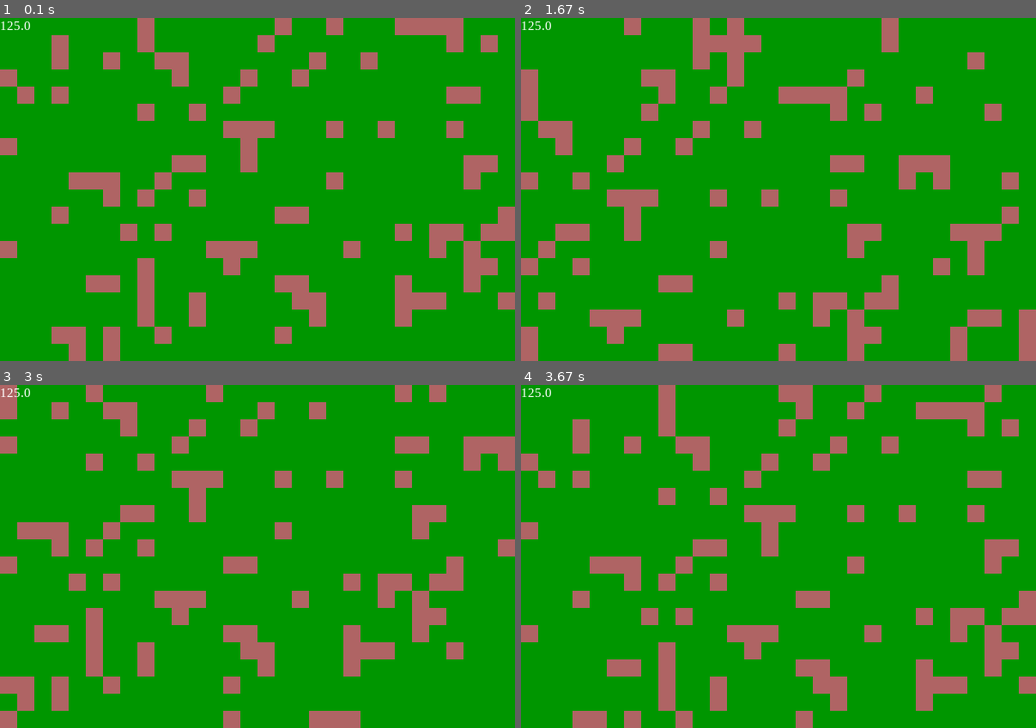
Above: before the commit, frames 1-4 (two rows, left to right).
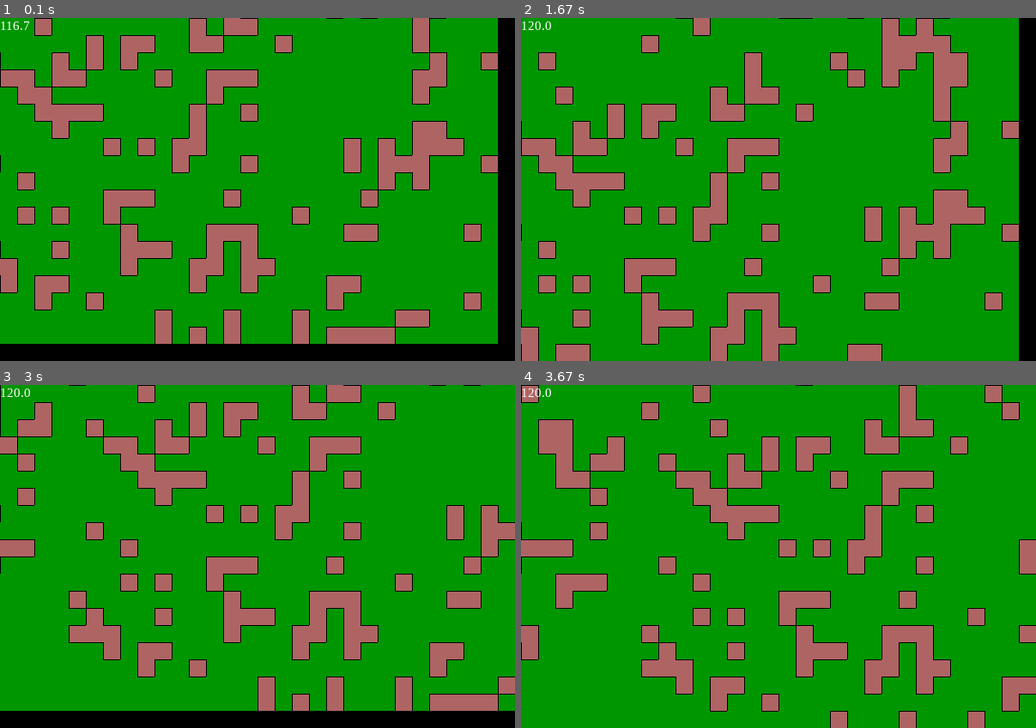
Above: after the commit, the same moments.

Repository: Name6672/python-testing
Game: pygame game, started from block colour grid.py
Two runs of this game, one before a commit and one after it. Both use one fixed random seed, a clock stepped at 60 frames per second and the inputs below.
Inputs (mouse positions are in pixels of both pictures, inside the frame that each line leads up to):
- Up to frame 1 (0.1 s): no input
- Up to frame 2 (1.67 s): hold D 0.33-0.8 s; move the mouse to (757, 203) at 0.37 s; hold W 0.83-1.3 s; move the mouse to (830, 264) at 0.87 s; hold D from 1.33 s (still down); move the mouse to (963, 309) at 1.37 s
- Up to frame 3 (3 s): release D at 1.8 s; hold A 1.83-2.37 s; move the mouse to (133, 487) at 1.87 s; hold S 2.4-2.87 s; move the mouse to (242, 498) at 2.43 s; hold A from 2.9 s (still down); move the mouse to (175, 443) at 2.93 s
- Up to frame 4 (3.67 s): release A at 3.37 s; hold W from 3.4 s (still down); move the mouse to (582, 481) at 3.43 s

The runs differ from the first frame. In frame 1, 38% of the frame differs, in the area x 0-100%, y 0-100%; in frame 2, 34%; in frame 3, 34%; in frame 4, 30%.

Commit message:
camera should be fixed now??

Diff:
--- a/block colour grid.py
+++ b/block colour grid.py
@@ -4,6 +4,7 @@
 import math
 from blockGrid import BlockGrid
 from blockGrid import save_grid
+from blockGrid import Neighbour
 import gridFileParser
 
 #globals
@@ -36,21 +37,32 @@
     y = y2 - y1
     return x,y
 
-  def colour_blocks(surf,grid:BlockGrid,blocksize,cam_pos:tuple = (40,40)):
+  def colour_blocks(surf,grid:BlockGrid):
     hori_blocks,vert_blocks = grid.number_of_blocks()
-    cam_x,cam_y = change_pos_to_pix(cam_pos)
     for col in range(vert_blocks):
       for block in range(int(hori_blocks/vert_blocks)):
-        x_dist,y_dist = dist((block - camera_width/2,col - camera_height/2),cam_pos)
-        if abs(x_dist) < (camera_width/2 + 1) and abs(y_dist) < (camera_height/2 + 1):
-          draw_area = pygame.Rect(((blocksize*block) - cam_x,(blocksize*col)- cam_y),(blocksize,blocksize))
-          block_colour = (0,0,0)
-          block_value = grid.get_block(block,col)
-          if type(block_value) == type(True):
-            block_colour = checker_colour_dict[block_value]
-          else:
-            block_colour = block_value
-          pygame.draw.rect(surf,block_colour,draw_area)
+        draw_area = pygame.Rect((block,col),(1,1))
+        block_colour = (0,0,0)
+        block_value = grid.get_block(block,col)
+        if type(block_value) == type(True):
+          block_colour = checker_colour_dict[block_value]
+        else:
+          block_colour = block_value
+        pygame.draw.rect(surf,block_colour,draw_area)
+    # hori_blocks,vert_blocks = grid.number_of_blocks() #OLD VERSION
+    # cam_x,cam_y = change_pos_to_pix(cam_pos)
+    # for col in range(vert_blocks):
+    #   for block in range(int(hori_blocks/vert_blocks)):
+    #     x_dist,y_dist = dist((block - camera_width/2,col - camera_height/2),cam_pos)
+    #     if abs(x_dist) < (camera_width/2 + 1) and abs(y_dist) < (camera_height/2 + 1):
+    #       draw_area = pygame.Rect(((blocksize*block) - cam_x,(blocksize*col)- cam_y),(blocksize,blocksize))
+    #       block_colour = (0,0,0)
+    #       block_value = grid.get_block(block,col)
+    #       if type(block_value) == type(True):
+    #         block_colour = checker_colour_dict[block_value]
+    #       else:
+    #         block_colour = block_value
+    #       pygame.draw.rect(surf,block_colour,draw_area)
 
 
   def make_checker_board(grid:BlockGrid): #deprecated
@@ -95,11 +107,12 @@
 
   block_index = 6
   block_size = factors_common[block_index]
+  print(block_size)
   def update_block_size():
     nonlocal block_size
     block_size = factors_common[block_index]
-  horizontal_blocks = int(120)
-  vertical_blocks = int(80)
+  horizontal_blocks = int(60)
+  vertical_blocks = int(40)
 
   camera_size = camera_width,camera_height = (width/block_size,height/block_size)
 
@@ -133,6 +146,34 @@
   mouse_down = False
   total_blocks,vert_blocks = colour_grid.number_of_blocks()
   hori_blocks = int(total_blocks/vert_blocks)
+
+  # blocks_image = pygame.Surface((600,600))
+  # colour_blocks(blocks_image,colour_grid)
+  def draw_camera(surf,cam_pos,blocksize,grid):
+    cam_x, cam_y = cam_pos
+    for col in range(int(camera_height)):
+      for block in range(int(camera_width)):
+        draw_area = pygame.Rect(((blocksize*block),(blocksize*col)),(blocksize,blocksize))
+        block_colour = (0,0,0)
+        cam_offset = (cam_x, cam_y)
+        block_value = 0x000000
+        block_value = grid.get_block(block + cam_offset[0] ,col+ cam_offset[1])
+        if type(block_value) == type(True):
+          block_colour = checker_colour_dict[block_value]
+        else:
+          block_colour = block_value
+        pygame.draw.rect(surf,block_colour,draw_area)
+        neighbours = grid.get_neighbours(block + cam_offset[0] ,col+ cam_offset[1])
+        for neighbour in neighbours:
+          if neighbour.name == 'north' and not block_value == neighbour.value:
+            pygame.draw.line(surf,0x000000,draw_area.topleft,draw_area.topright)
+          if neighbour.name == 'east' and not block_value == neighbour.value:
+            pygame.draw.line(surf,0x000000,draw_area.topright,draw_area.bottomright)
+          if neighbour.name == 'south' and not block_value == neighbour.value:
+            pygame.draw.line(surf,0x000000,draw_area.bottomleft,draw_area.bottomright)
+          if neighbour.name == 'west' and not block_value == neighbour.value:
+            pygame.draw.line(surf,0x000000,draw_area.topleft,draw_area.bottomleft)
+
 
   camera_pos = (hori_blocks/2,vert_blocks/2)
 
@@ -192,12 +233,6 @@
             block_index = len(factors_common) - 1
           update_block_size()
           update_camera_size()
-          # if camera_width < hori_blocks:
-          #   block_size -= 5
-          #   update_camera_size()
-          # if camera_height < vert_blocks:
-          #   block_size -= 5
-          #   update_camera_size()
         elif event.button == 5:#scroll down
           block_index -= 1
           if block_index < 0:
@@ -222,6 +257,8 @@
           colour_grid = load_grid(GRID_SAVE_FILE)
           total_blocks,vert_blocks = colour_grid.number_of_blocks()
           hori_blocks = int(total_blocks/vert_blocks)
+        elif event.key == pygame.K_o:
+          outlines = not outlines
 
       elif event.type == pygame.QUIT:
         pygame.quit()
@@ -254,11 +291,14 @@
       camera_pos = new_camera_pos
       last_move = t
       mouse_pos = pygame.mouse.get_pos()
-    # print(t)
-
-
-    colour_blocks(screen,colour_grid,block_size,camera_pos)
-    true_fps = 1/(dt+0.0000001)
+    if mouse_down:
+      pos = change_pix_to_pos(mouse_pos)
+      pos = (pos[0] + cam_x, pos[1] + cam_y)
+      if colour_grid.get_block(pos[0],pos[1]) != set_to and not utilities.is_border(pos[0],pos[1],hori_blocks,vert_blocks):
+        colour_grid.set_block(pos[0],pos[1],set_to)
+
+    draw_camera(screen,camera_pos,block_size,colour_grid)
+    true_fps = clock.get_fps()
     utilities.text_to_screen(screen,str(round(true_fps,1)),(0,0),15)
 
     pygame.display.flip()
